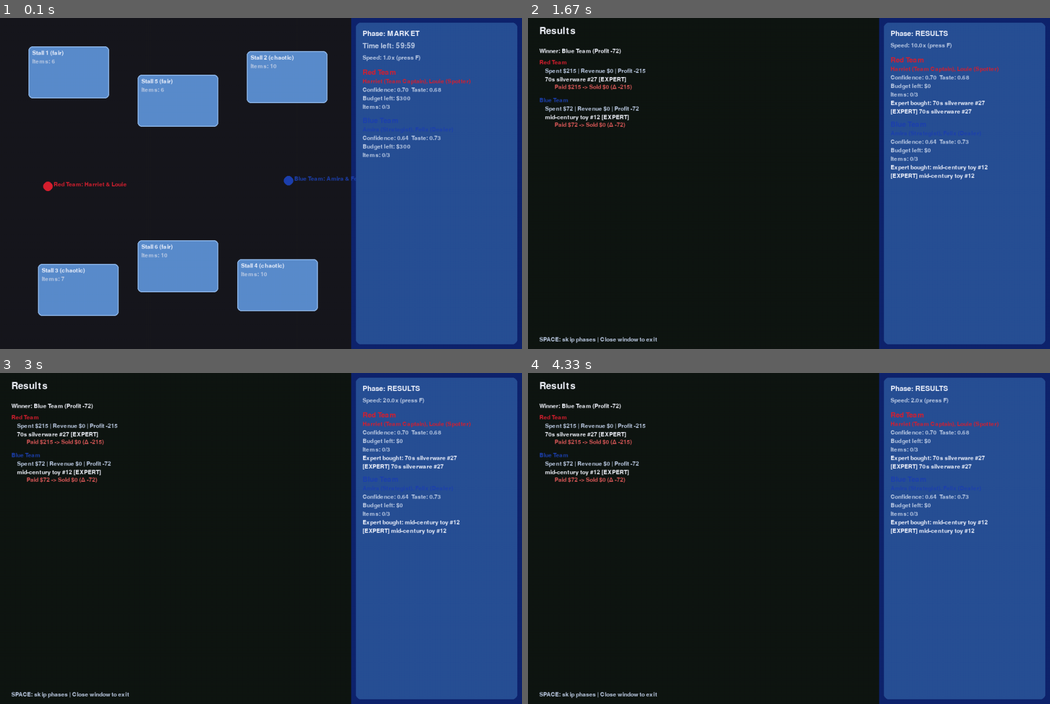
Above: before the commit, frames 1-4 (two rows, left to right).
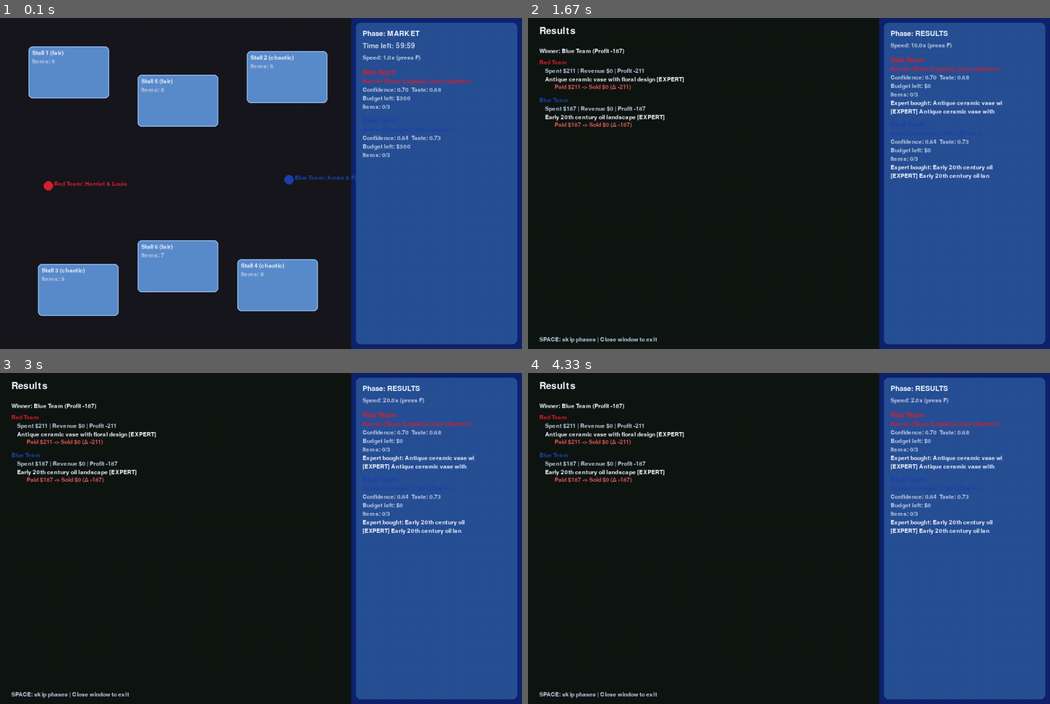
Above: after the commit, the same moments.

Repository: ashvernon/bargain-hunt-simulator
Game: pygame game, started from main.py
Same seed, same stepped clock (60 frames per second), same inputs: the game is played once before the commit and once after it.
Inputs:
- Up to frame 1 (0.1 s): no input
- Up to frame 2 (1.67 s): tap Space at 0.33, 1.07, 1.37 s; tap F at 0.67 s
- Up to frame 3 (3 s): tap Space at 1.9, 2.2, 2.37, 2.5, 2.63, 2.77 s; tap F at 1.98 s
- Up to frame 4 (4.33 s): tap Space at 3.27, 3.4, 3.53, 3.72, 3.93, 4.12 s; tap F at 3.38 s

The runs differ from the first frame. In frame 1, 0.3% of the frame differs, in the area x 8-69%, y 13-80%; in frame 2, 1.5%, in the area x 3-91%, y 9-49%; in frame 3, 1.5%; in frame 4, 1.5%.

Commit message:
Add item database support for items and images

Diff:
--- /dev/null
+++ b/assets/items.json
@@ -0,0 +1,184 @@
+[
+  {
+    "name": "Antique ceramic vase with floral design",
+    "category": "ceramics",
+    "era": "edwardian",
+    "condition": 0.82,
+    "rarity": 0.64,
+    "style_score": 0.78,
+    "true_value": 320.0,
+    "description": "Tall porcelain vase with hand-painted peonies and a subtle celadon glaze.",
+    "attributes": {
+      "material": "porcelain",
+      "dimensions": "28 cm tall",
+      "marks": "kiln-fired maker's stamp"
+    },
+    "image": "assets/Antique ceramic vase with floral design.png"
+  },
+  {
+    "name": "Victorian carriage clock",
+    "category": "clocks",
+    "era": "victorian",
+    "condition": 0.7,
+    "rarity": 0.58,
+    "style_score": 0.6,
+    "true_value": 240.0,
+    "description": "Brass-framed carriage clock with beveled glass panels and original key.",
+    "attributes": {
+      "movement": "8-day",
+      "glass": "beveled",
+      "notes": "Keeps good time"
+    },
+    "image": null
+  },
+  {
+    "name": "Mid-century teak side table",
+    "category": "furniture",
+    "era": "mid-century",
+    "condition": 0.76,
+    "rarity": 0.42,
+    "style_score": 0.72,
+    "true_value": 180.0,
+    "description": "Danish-inspired teak side table with floating shelf and tapered legs.",
+    "attributes": {
+      "dimensions": "55 x 45 x 45 cm",
+      "maker": "unknown"
+    },
+    "image": null
+  },
+  {
+    "name": "Art deco cocktail shaker",
+    "category": "barware",
+    "era": "art-deco",
+    "condition": 0.68,
+    "rarity": 0.55,
+    "style_score": 0.81,
+    "true_value": 210.0,
+    "description": "Chrome-plated shaker with geometric engraving and intact strainer lid.",
+    "attributes": {
+      "material": "chrome",
+      "height": "25 cm"
+    },
+    "image": null
+  },
+  {
+    "name": "Vintage tin robot toy",
+    "category": "toys",
+    "era": "70s",
+    "condition": 0.62,
+    "rarity": 0.73,
+    "style_score": 0.69,
+    "true_value": 160.0,
+    "description": "Wind-up tin robot with bright lithographs and functioning spark mechanism.",
+    "attributes": {
+      "mechanism": "wind-up",
+      "height": "18 cm"
+    },
+    "image": null
+  },
+  {
+    "name": "Sterling silver tea set",
+    "category": "silverware",
+    "era": "edwardian",
+    "condition": 0.8,
+    "rarity": 0.61,
+    "style_score": 0.74,
+    "true_value": 450.0,
+    "description": "Four-piece sterling set with wooden handles and monogrammed lids.",
+    "attributes": {
+      "pieces": "teapot, coffee pot, sugar, creamer",
+      "weight": "1.2 kg total"
+    },
+    "image": null
+  },
+  {
+    "name": "First edition adventure novel",
+    "category": "books",
+    "era": "modern",
+    "condition": 0.66,
+    "rarity": 0.7,
+    "style_score": 0.55,
+    "true_value": 140.0,
+    "description": "Signed first edition with intact dust jacket and crisp pages.",
+    "attributes": {
+      "binding": "hardcover",
+      "signature": "author-signed on title page"
+    },
+    "image": null
+  },
+  {
+    "name": "Studio glass art bowl",
+    "category": "glassware",
+    "era": "modern",
+    "condition": 0.88,
+    "rarity": 0.52,
+    "style_score": 0.85,
+    "true_value": 260.0,
+    "description": "Hand-blown bowl with layered colors and controlled bubbles.",
+    "attributes": {
+      "diameter": "32 cm",
+      "signature": "etched artist mark"
+    },
+    "image": null
+  },
+  {
+    "name": "Engraved brass telescope",
+    "category": "scientific",
+    "era": "victorian",
+    "condition": 0.71,
+    "rarity": 0.59,
+    "style_score": 0.68,
+    "true_value": 230.0,
+    "description": "Extendable brass telescope with leather grip and clear optics.",
+    "attributes": {
+      "length": "45 cm extended",
+      "case": "original leather case"
+    },
+    "image": null
+  },
+  {
+    "name": "Hand-loomed kilim runner",
+    "category": "textiles",
+    "era": "modern",
+    "condition": 0.77,
+    "rarity": 0.46,
+    "style_score": 0.71,
+    "true_value": 175.0,
+    "description": "Wool kilim runner with geometric motifs and natural dyes.",
+    "attributes": {
+      "dimensions": "260 x 75 cm",
+      "origin": "Anatolia"
+    },
+    "image": null
+  },
+  {
+    "name": "Early 20th century oil landscape",
+    "category": "prints",
+    "era": "modern",
+    "condition": 0.74,
+    "rarity": 0.57,
+    "style_score": 0.76,
+    "true_value": 300.0,
+    "description": "Framed oil on board of a misty valley, signed lower right.",
+    "attributes": {
+      "frame": "giltwood",
+      "size": "40 x 55 cm"
+    },
+    "image": null
+  },
+  {
+    "name": "Industrial machinist's chest",
+    "category": "tools",
+    "era": "mid-century",
+    "condition": 0.69,
+    "rarity": 0.5,
+    "style_score": 0.6,
+    "true_value": 195.0,
+    "description": "Oak machinist's chest with felt-lined drawers and nickel hardware.",
+    "attributes": {
+      "drawers": "7",
+      "liner": "green felt"
+    },
+    "image": null
+  }
+]
--- a/models/item.py
+++ b/models/item.py
@@ -1,5 +1,6 @@
 from __future__ import annotations
-from dataclasses import dataclass
+from dataclasses import dataclass, field
+
 
 @dataclass
 class Item:
@@ -17,6 +18,9 @@
     auction_price: float = 0.0
     is_expert_pick: bool = False
     was_negotiated: bool = False
+    description: str = ""
+    image_path: str | None = None
+    attributes: dict[str, str] = field(default_factory=dict)
 
     @property
     def profit(self) -> float:
--- /dev/null
+++ b/sim/item_database.py
@@ -0,0 +1,86 @@
+from __future__ import annotations
+
+import json
+from dataclasses import dataclass, field
+from pathlib import Path
+from typing import Iterable
+
+from models.item import Item
+
+
+@dataclass
+class ItemTemplate:
+    name: str
+    category: str
+    era: str
+    condition: float
+    rarity: float
+    style_score: float
+    true_value: float
+    description: str = ""
+    image: str | None = None
+    attributes: dict[str, str] = field(default_factory=dict)
+
+    def instantiate(self, item_id: int) -> Item:
+        return Item(
+            item_id=item_id,
+            name=self.name,
+            category=self.category,
+            era=self.era,
+            condition=self.condition,
+            rarity=self.rarity,
+            style_score=self.style_score,
+            true_value=self.true_value,
+            shop_price=0.0,
+            description=self.description,
+            image_path=self.image,
+            attributes=dict(self.attributes),
+        )
+
+
+class ItemDatabase:
+    def __init__(self, templates: Iterable[ItemTemplate]):
+        self.templates = list(templates)
+
+    @classmethod
+    def load(cls, path: Path) -> "ItemDatabase":
+        if not path.exists():
+            return cls([])
+
+        with path.open("r", encoding="utf-8") as f:
+            raw = json.load(f)
+
+        templates = []
+        for entry in raw:
+            templates.append(
+                ItemTemplate(
+                    name=entry["name"],
+                    category=entry["category"],
+                    era=entry["era"],
+                    condition=float(entry.get("condition", 0.6)),
+                    rarity=float(entry.get("rarity", 0.5)),
+                    style_score=float(entry.get("style_score", 0.5)),
+                    true_value=float(entry.get("true_value", 50.0)),
+                    description=entry.get("description", ""),
+                    image=entry.get("image"),
+                    attributes=entry.get("attributes", {}),
+                )
+            )
+
+        return cls(templates)
+
+    @classmethod
+    def load_default(cls) -> "ItemDatabase":
+        assets_dir = Path(__file__).resolve().parent.parent / "assets"
+        return cls.load(assets_dir / "items.json")
+
+    def pick_template(self, rng) -> ItemTemplate | None:
+        if not self.templates:
+            return None
+        return rng.choice(self.templates)
+
+    def next_item(self, rng, item_id: int) -> Item:
+        template = self.pick_template(rng)
+        if template:
+            return template.instantiate(item_id)
+        raise ValueError("ItemDatabase is empty; cannot generate item")
--- a/sim/item_factory.py
+++ b/sim/item_factory.py
@@ -1,11 +1,15 @@
 from __future__ import annotations
 from dataclasses import dataclass
+
 from models.item import Item
+from sim.item_database import ItemDatabase
 
 CATEGORIES = ["ceramics", "clocks", "tools", "glassware", "prints", "toys", "silverware", "books"]
 ERAS = ["victorian", "edwardian", "mid-century", "70s", "modern", "art-deco"]
 
-def make_item(rng, item_id: int) -> Item:
+
+def _generate_fallback_item(rng, item_id: int) -> Item:
+    """Generate a synthetic item if the item database is empty."""
     cat = rng.choice(CATEGORIES)
     era = rng.choice(ERAS)
 
@@ -18,7 +22,6 @@
     true_value = base * (0.55 + 0.75 * condition) * rng.lognormal(0.0, 0.35)
     true_value = float(round(true_value, 2))
 
-    # Shop price: depends on stall pricing style; set later via pricing module
     return Item(
         item_id=item_id,
         name=f"{era} {cat[:-1] if cat.endswith('s') else cat} #{item_id}",
@@ -30,3 +33,25 @@
         true_value=true_value,
         shop_price=0.0,
     )
+
+
+@dataclass
+class ItemFactory:
+    database: ItemDatabase
+
+    @classmethod
+    def with_default_db(cls) -> "ItemFactory":
+        return cls(ItemDatabase.load_default())
+
+    def make_item(self, rng, item_id: int) -> Item:
+        if self.database.templates:
+            return self.database.next_item(rng, item_id)
+        return _generate_fallback_item(rng, item_id)
+
+
+def make_item(rng, item_id: int) -> Item:
+    """Convenience wrapper to avoid plumbing ItemFactory everywhere."""
+    if not hasattr(make_item, "_factory"):
+        make_item._factory = ItemFactory.with_default_db()
+    factory: ItemFactory = make_item._factory
+    return factory.make_item(rng, item_id)
